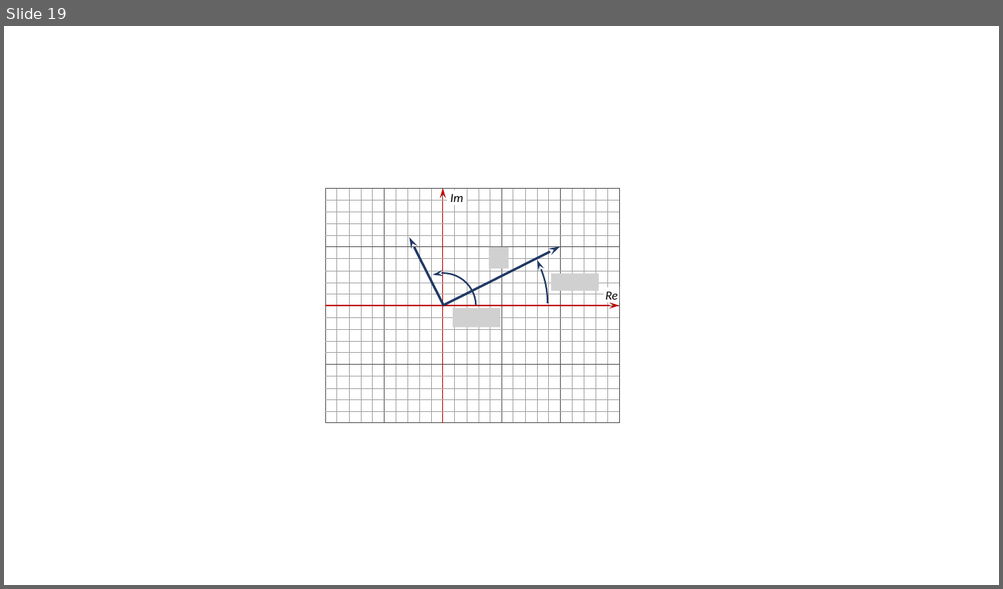
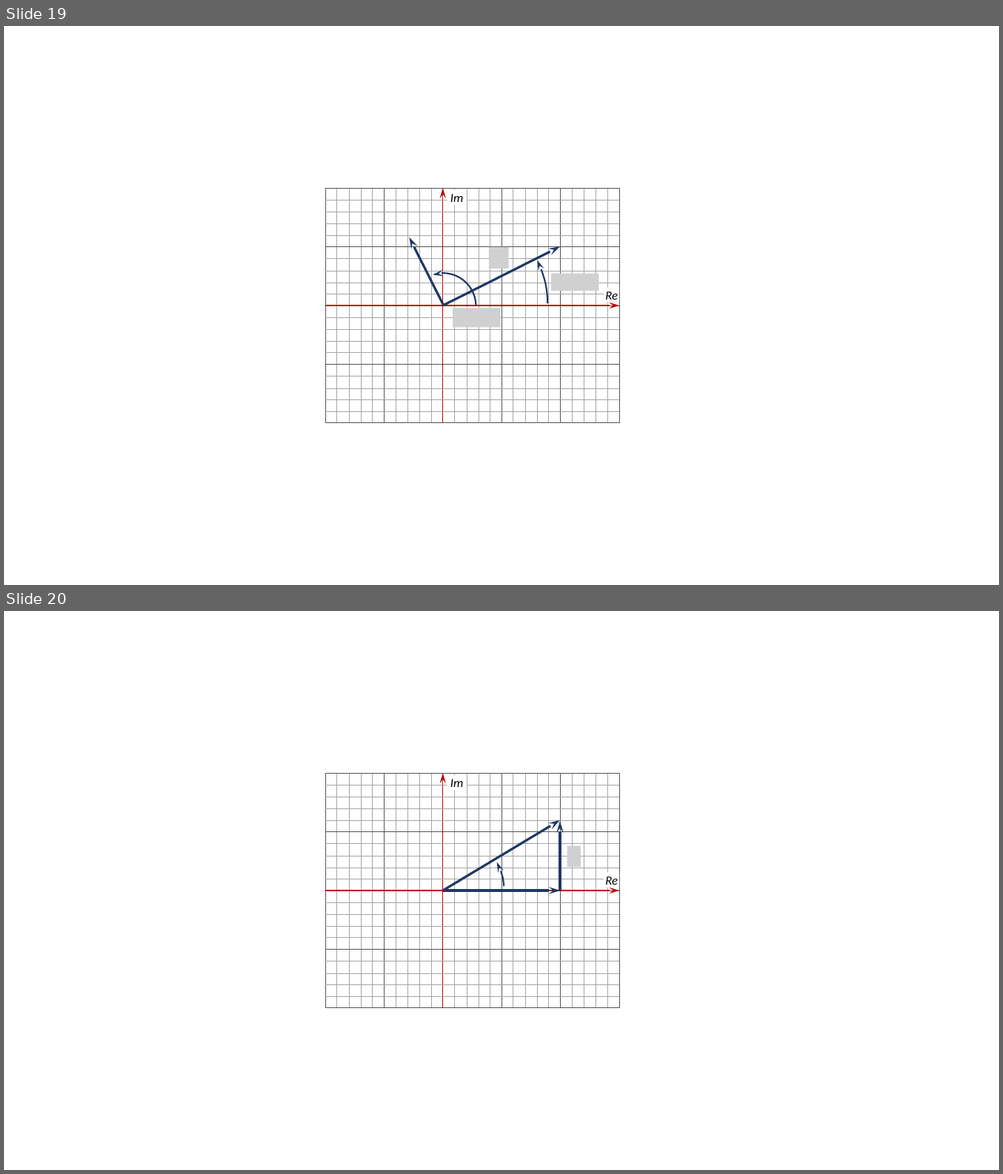
Before and after one commit to xpessoles/PT_GenieElectrique, a slide deck: 04_SourceSinusoidale/04_SourceSinusoidale.pptx. Shown one above the other, each under a label of ours: slide 19 before the commit, slides 19 and 20 after it. The pictures are 1003x589 and 1003x1174 pixels, drawn with LibreOffice and Linux fonts; fonts in the diff are those of the drawing; grey boxes stand for pictures; background and template pictures are left out. Boxes give left, top, right and bottom in pixels: in the first picture for what was removed or moved away, otherwise in the second. Text is boxed around its words. In the diff, an @@ line names an element or a change of style, - is before the commit and + after.

```diff
--- a/04_SourceSinusoidale/04_SourceSinusoidale.pptx
+++ b/04_SourceSinusoidale/04_SourceSinusoidale.pptx
@@ slide 20 added at box(4, 611, 999, 1170), background #FFFFFF @@
@@ arrow added from (443, 1008) to (443, 774), #C00000 1 pt @@
@@ text added at box(450, 779, 463, 791), 12 pt, text #000000, italic @@
+Im
@@ group added at box(337, 774, 549, 1008): 16 lines @@
@@ group added at box(572, 774, 607, 1008): 4 lines @@
@@ group added at box(326, 774, 620, 1008): 7 lines, 1 rectangle @@
@@ arc (boxed as its full ellipse) added at box(381, 830, 504, 953), outline #203864 1.5 pt @@
@@ arrow added from (443, 891) to (560, 820), #203864 2.25 pt @@
@@ arrow added from (560, 891) to (560, 821), #203864 2.25 pt @@
@@ picture added at box(567, 846, 580, 867) @@
@@ rectangle added at box(604, 873, 620, 888), fill #FFFFFF, 12 pt, text #000000, italic @@
+Re
@@ arrow added from (326, 891) to (620, 891), #C00000 1 pt @@
@@ arrow added from (443, 891) to (560, 891), #203864 2.25 pt @@
@@ group added at box(326, 785, 620, 997): 16 lines @@
```
Also in this commit, not shown: 3 other slides added, 3 other files.
